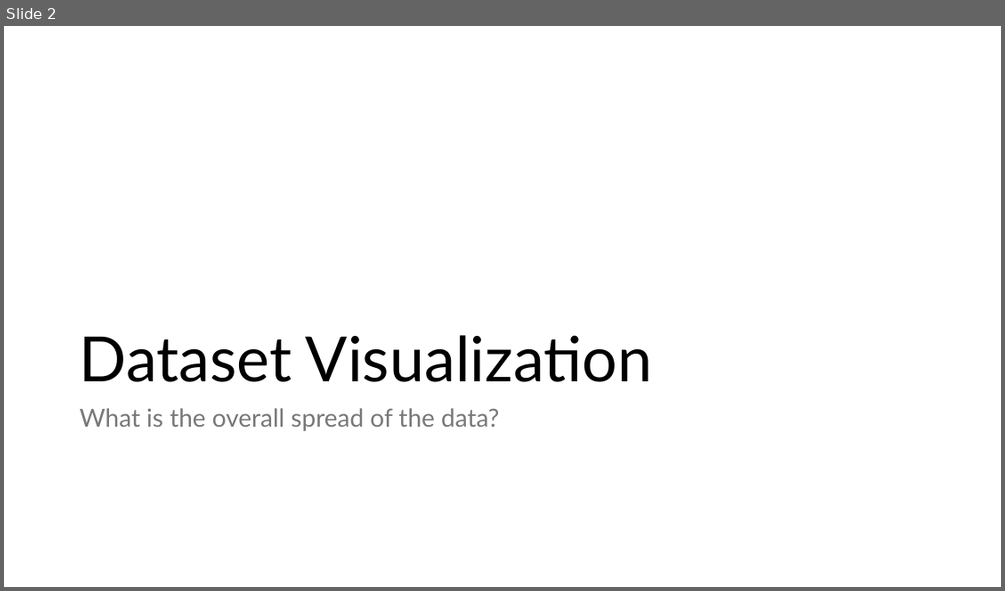
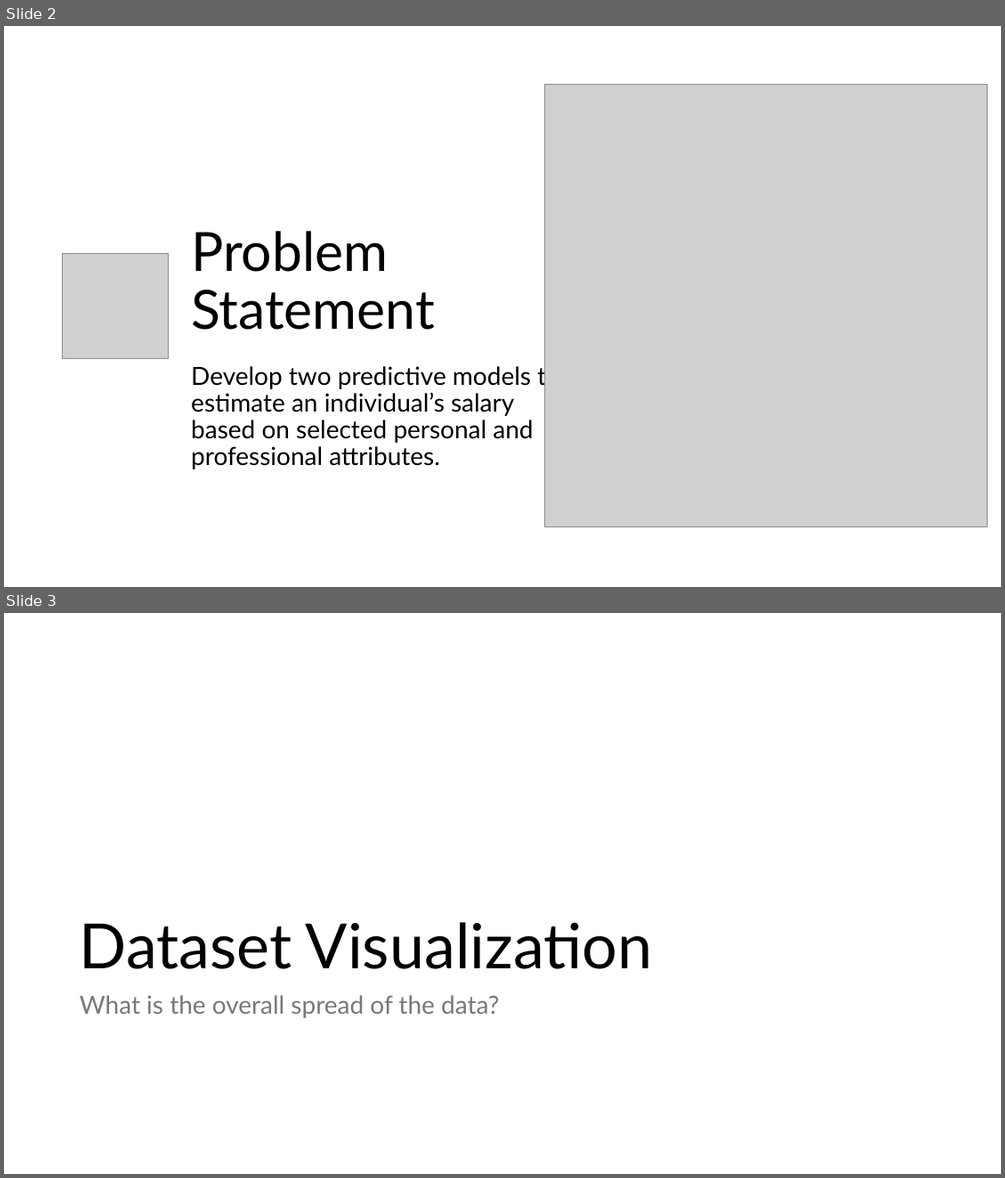
Before and after one commit to brandon-s-lin/Salary-Prediction-Model, a slide deck: Final Project Presentation.pptx. Shown one above the other, each under a label of ours: slide 2 before the commit, slides 2 and 3 after it. The pictures are 1005x591 and 1005x1178 pixels, drawn with LibreOffice and Linux fonts; fonts in the diff are those of the drawing; grey boxes stand for pictures. Boxes give left, top, right and bottom in pixels: in the first picture for what was removed or moved away, otherwise in the second. Text is boxed around its words. In the diff, an @@ line names an element or a change of style, - is before the commit and + after.

```diff
--- a/Final Project Presentation.pptx
+++ b/Final Project Presentation.pptx
@@ slide 2 added at (x1=4, y1=26, x2=1001, y2=587), background #FFFFFF @@
@@ picture added at (x1=544, y1=85, x2=987, y2=527) @@
@@ title added at (x1=191, y1=231, x2=435, y2=329), 52 pt, text #000000 @@
+Problem Statement
@@ picture added at (x1=63, y1=253, x2=168, y2=359) @@
@@ text added at (x1=191, y1=362, x2=560, y2=469), 24 pt, text #000000 @@
+Develop two predictive models to estimate an individual’s salary based on selected personal and professional attributes.
@@ what was slide 2 is now slide 3 @@
```
Also in this commit, not shown: 3 slides changed, 2 other slides added.
